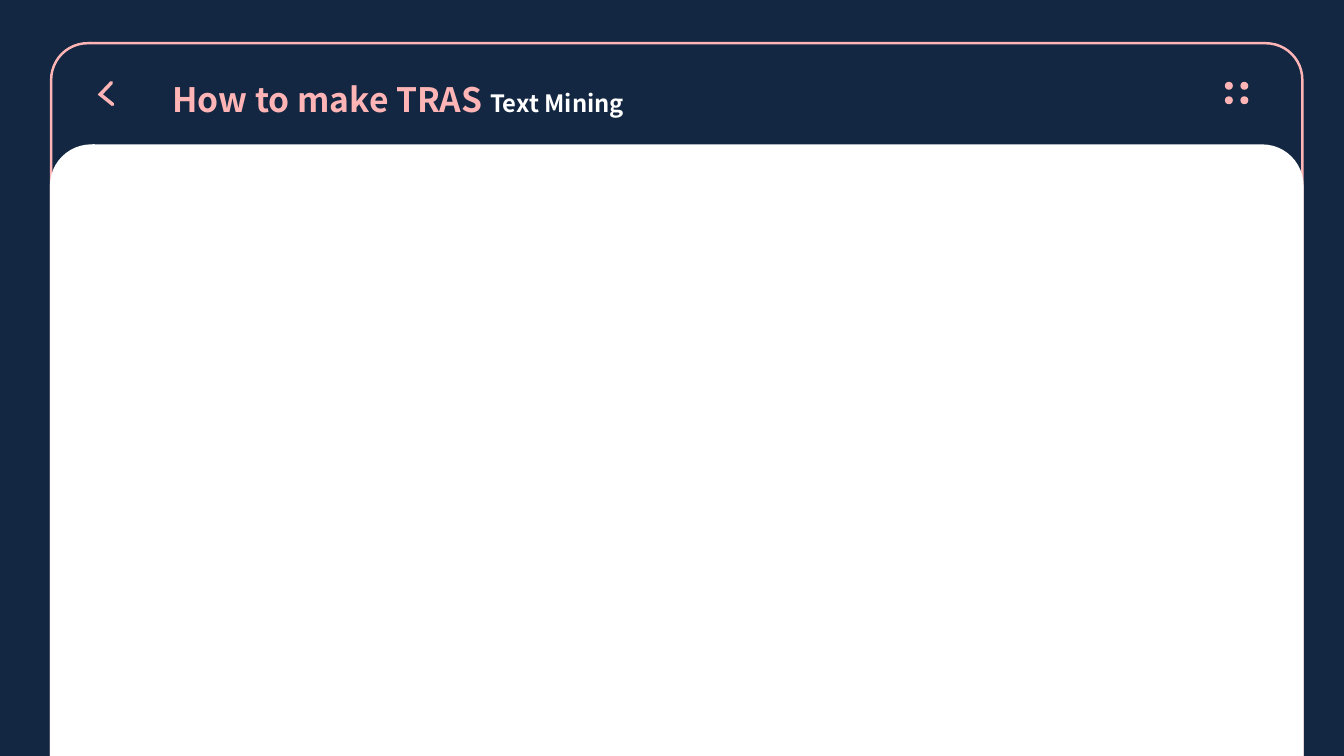
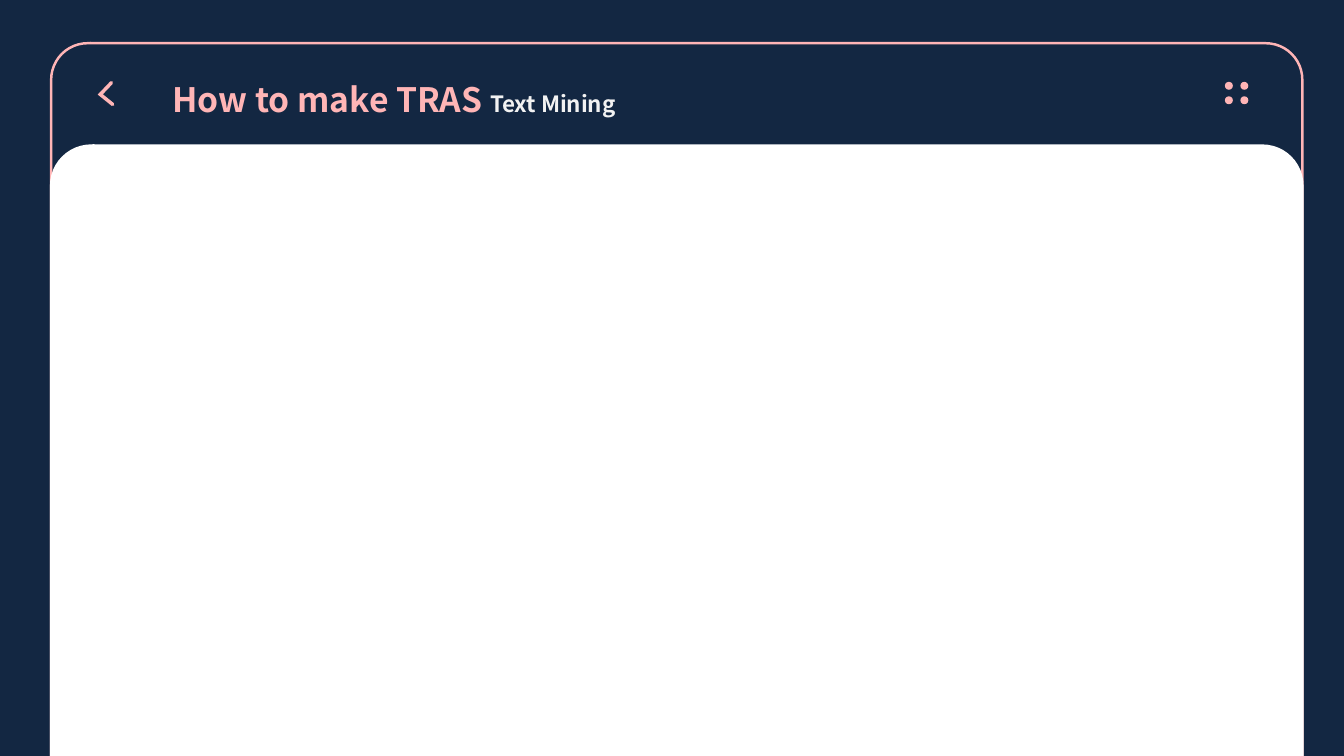
Before and after one commit to twinstae/tripReviewAnalysisSystem, a slide deck: slide 7 of 참빛.pptx. Drawn at 1344x756 pixels with LibreOffice and Linux fonts; fonts in the diff are those of the drawing. Boxes give left, top, right and bottom in pixels: in the first picture for what was removed or moved away, otherwise in the second. Text is boxed around its words. In the diff, an @@ line names an element or a change of style, - is before the commit and + after.

```diff
--- a/참빛.pptx
+++ b/참빛.pptx
@@ round same rect "How to make TRAS Text ..." at (51, 43, 1303, 756): size 17 to 16 pt, text colour #FFFFFF to #F2F2F2 in "Text Mining" @@
```
Also in this commit, not shown: 5 other slides changed, 1 slide added, 1 other file.
